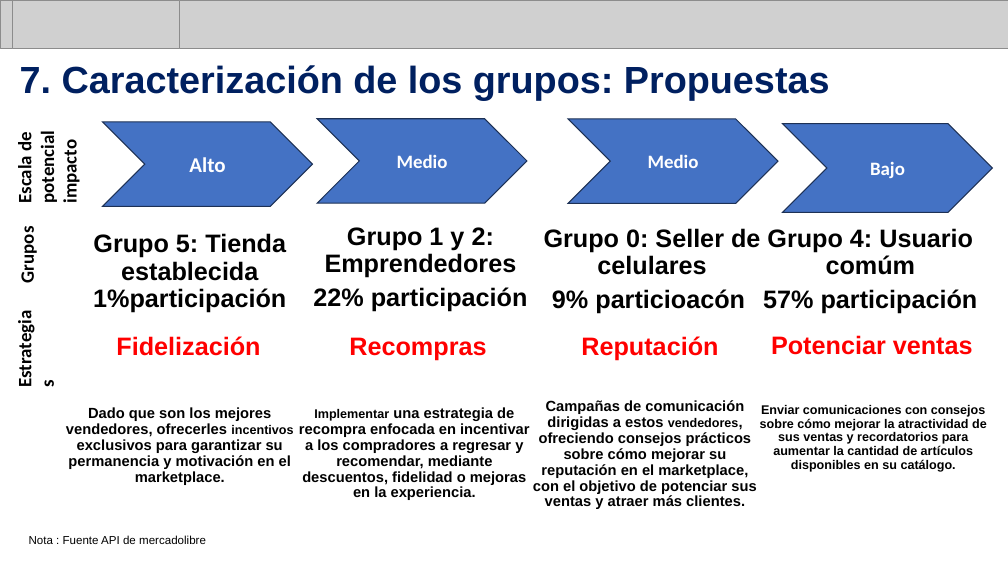
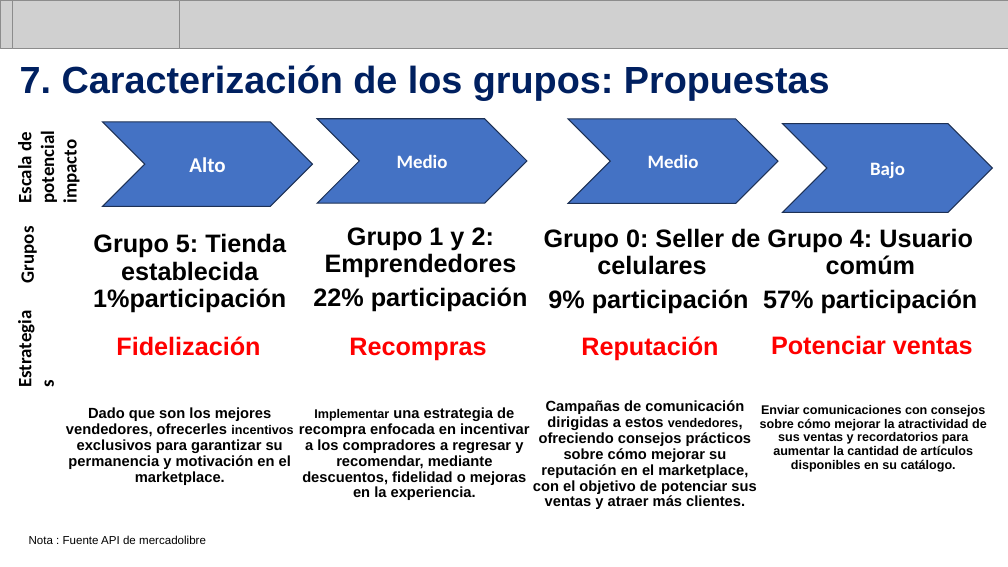
Before and after one commit to Guilcillo/Meli_challenge, a slide deck: slide 12 of Meli_Challenge.pptx. Drawn at 1008x567 pixels with LibreOffice and Linux fonts; fonts in the diff are those of the drawing; grey boxes stand for pictures. Boxes give left, top, right and bottom in pixels: in the first picture for what was removed or moved away, otherwise in the second. Text is boxed around its words. In the diff, an @@ line names an element or a change of style, - is before the commit and + after.

```diff
--- a/Meli_Challenge.pptx
+++ b/Meli_Challenge.pptx
@@ text at bbox=[548, 289, 749, 314]: text changed @@
-9% particioacón
+9% participación
```
Also in this commit, not shown: 7 other slides changed, 1 other file.
